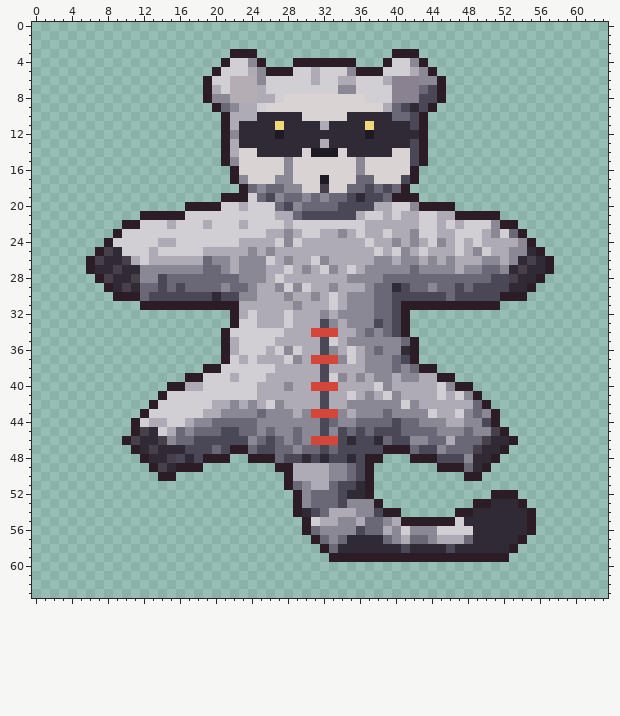
Pixel-art file -- aseprite-source/v3/items/final/ph/raccoon-pelt.aseprite. That is the earlier state.
64x64 pixels, 1 frame. Colours within 5 levels of each other are drawn and written as one.
The result:
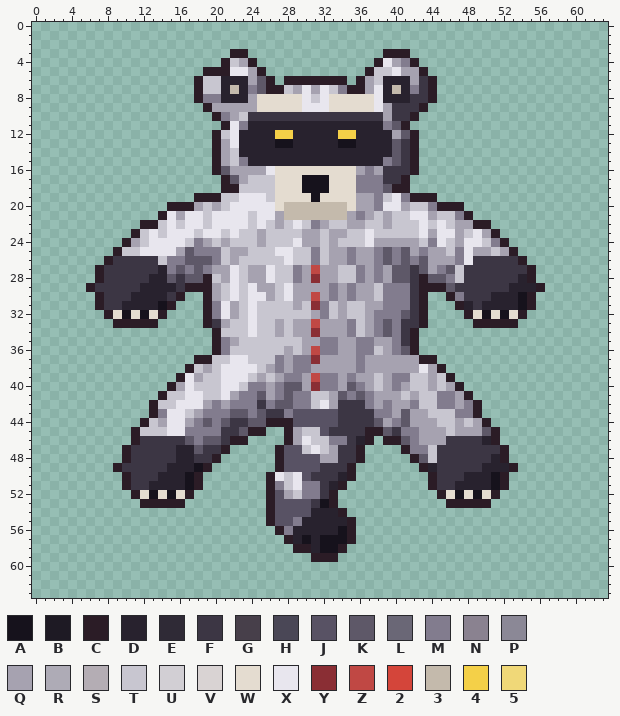
Palette (. is transparent): A #16121c  B #1e1a24  C #2b1c26  D #28222e  E #2f2a36  F #3c3644  G #473f4a  H #4a4756  J #585264  K #5e5868  L #6a6776  M #827c8e  N #8a8290  P #8b8896  Q #a6a2b0  R #aeabb6  S #b4adb4  T #c8c6d0  U #d2cfd4  V #d9d3d3  W #e4dcd0  X #e8e6ee  Y #8a2e34  Z #c04844  2 #d4453a  3 #c4baac  4 #f4d048  5 #f0d878
Changes in this commit:
Changed rows in their new state; - is an unchanged pixel.
first column x 6:
 3 ------------------.--------------C--.---------------
 4 ----------------TQC.---.......--CXQMC.--------------
 5 -------------C-CXXQC...........-TTXQQC.-------------
 6 ------------CTTDDDQKC.CCCCCCC.CQTDDDQFC.------------
 7 ------------CTTD3DMKCCTQXQXTMCCQXD3DMFC.------------
 8 ------------CMMDDDQWWWWWXTXWWWWWXDDDFFC.------------
 9 -------------CQQQQQWWWWWXXXWWWWWXQFFFC.-------------
10 --------------CMQTFFFFFFFFFFFFFFFQFFC.--------------
11 ----------------XMDDDDDDDDDDDDDDDMKC..--------------
12 --------------CTXDDDD44DDDDD44DDDDQKC.--------------
13 --------------CQXDDDDAADDDDDAADDDDKFC.--------------
14 --------------CQTDDDDDDDDDDDDDDDDDKFC.--------------
15 --------------CQTMDDDDDDDDDDDDDDDMKFC.--------------
16 --------------CKQQQQXWWWWWWWWWQMQFFF----------------
17 ---------------CKQTTTWWWAAAWWWMMMFFC.---------------
18 ---------------CCTTTTWWWAAAWWWMMMKC-----------------
19 ------------CCCTTXXXTWWWWAWWWWQQMTXM-CC-------------
20 ---------CC-QTQTXXXXXW3333333WQQMXXQTTM--C----------
21 ------..-XQXXTXXXXTXXQ3333333QMQTQTTXXQTTM-...------
22 ----..CCTXTXXTXXXXTXTQTXTMQTTQQTTQTTTXTXTQQCC...----
23 ---..CTXTXXXTXXTXTTQTTTTQQTQQTTXTTTTTXQXXQTXQC...---
24 --..CQTXXXXTMQTQTTTQTTTXQQTQTTTXQQQQQTMXTQXXTMC...--
25 -..CTTXXXXQKMMMTQQTTTXXTTMTQQMQQMKMKQMQQTMXQQTQC...-
26 ..CFFFFFTMMKKKMTQTTTTTXTTMTQQMQQMKMKMKQQQMXFFFFFC...
27 .CFFFFFFDMKMKMQQXTQQXTTMQZQQTTMQMQKKFKQMKTFFFFFFFC..
28 --FFFFFDDKFKKCTQXTQQXTTMQYQQTTMQMQKKFCKKMTFFFFFFDC.-
29 CFFFFFDDDDFCCCQTXTXQQTXQQQQMQMQQTMMMFCCCKFFFFFFDDDC-
30 -CFFFDDDDFC..CQTXTXXQTXQQZQMQMQQTMMMFC..CMFFFDDDAC--
31 -CFFDDDDA-...-MXQTXTTTTQTYMTQTTQQMMMF-...-DFDDDDAC--
32 --CWAWAWC----CMXQTXTTTTTTQMTQTTQMMMKFC----CWAWAWC---
33 ---CCCCC-----CFQTTXTTQTQQZQQQMTQMKMFFC-----CCCCC----
34 --------------CTTTXTTQTQQYQQQMTQMKMFC---------------
35 --------------CMQTTTTTTTQQMMQQMMQQMF----------------
36 --------------CMTTTTTTQTQZMMQQMMTQMK----------------
37 ------------CCTTXXTTTMQMMYQQQQMQQQQQQCC-------------
38 -----------CTQTXXXXTQMQMMQQQQQMQQQQQQXQC------------
39 ----------CXQTTXXXTQTQMMQZMMQMQQTQMMTTQT------------
40 ----------QXTTTXXTMMQMKKQYMMQKMQTQMQTTQTQ-.---------
41 ---------TTXXTTXQMMKQMKMMTTQKMKMQQQTQTTMMQC.--------
42 --------TTXXXQMQMMMFMKKMMTXQFFFMQMQQMTTMMQMC.-------
43 ------.CMXXTQMMMKKMKFFMJJJJJFFFFMMQKQQTTTMMC..------
44 -----.CTQXXQMKMKFFKKCCCJJJJJFFFFKQMKQQQTTQTQC.------
45 ------TTTXXMMMMFFKCC..CQTTJFFFFCCKFMMQQQTQQQKC.-----
46 ----.CFFFFFKMKKFCC....CQXTTMMFDC.CCKMQQQFFFFDC..----
47 ----CFFFFFDDKFFC.....CJJTXTQFFC....-MMTFFFFFFF------
48 ----CFFFFFDDFF-.--...CJJJJQQFFC..----KTFFFFFFDC-----
49 ---CFFFFFDDDAC--------JJJJFFFC..-----CDFFFFFDDDC----
50 ----CFFFDDDAC-------CXTXJFFFDC..------CFFFDDDAC-----
51 ----CFFDDDDAC-------CMTXMMFDC...------CFFDDDDAC-----
52 -----CWAWAWC--------CJQTMMFC....-------CWAWAW-..----
53 ------CCCCC---------CJJJJFAC.....-------CCC--....---
54 --------------------CJJJJDDDC......------.........--
55 --------------------CJJMDDDDDC....................--
56 ---------------------CMDDDDDAC....................--
57 ----------------------CDADAAAC...................---
58 -----------------------CCDAAC...................----
59 -------------------------CC-...................-----
Boxes around the changes in both pictures, in picture pixels (x1, y1, x2, y2):
changed: (86, 49, 554, 562)
